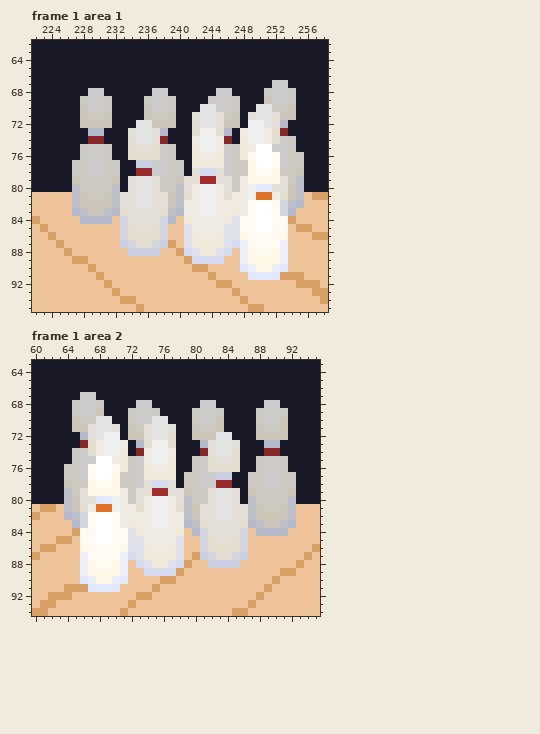
Pixel-art file, stored at textures/aesprite/background.aseprite. The picture above is the old version.
320x180 pixels, 10 frames. Colours within 5 levels of each other are drawn and written as one. Shown: frame 1 area 1: x 222..258, y 62..95; frame 1 area 2: x 60..95, y 63..94. The commit also changed other frames or places, which this record leaves out.
After the commit:
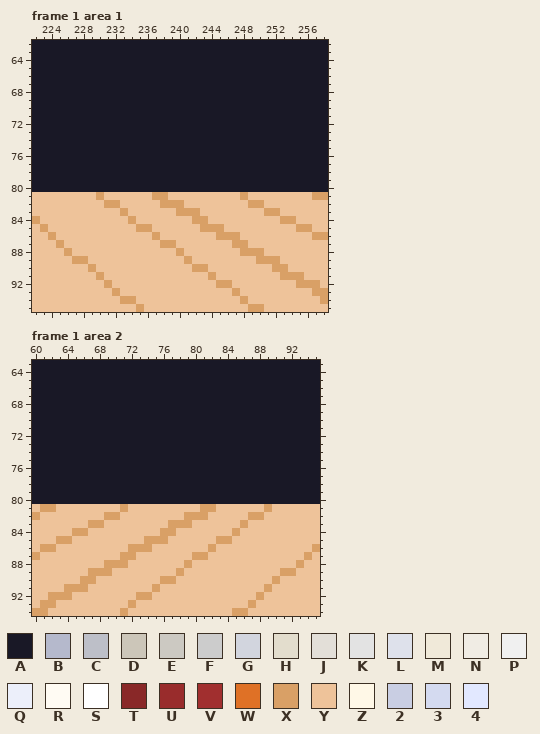
Palette (. is transparent): A #191826  B #b5b9cc  C #bdbfc8  D #ccc6b9  E #ccc9c2  F #cccccc  G #d2d5de  H #e3ddcd  J #e3dfd8  K #e3e3e3  L #dee1eb  M #f0e9d9  N #f0ece4  P #f0f0f0  Q #eceffa  R #fffbf3  S #ffffff  T #892828  U #992c2c  V #a12f2f  W #df7126  X #d9a066  Y #eec39a  Z #fff8e7  2 #c9cee3  3 #d4daf0  4 #e2e8ff
Diff:
layer "Left Lane Pins" now hidden
layer "Right Lane Pins" now hidden
Changed rows in their new state; - is an unchanged pixel.
Frame 1 area 1:
first column x 227:
67 -------------------------AA--
68 --AA------AA------AA----AAAA-
69 -AAAA----AAAA----AAAA---AAAA-
70 -AAAA----AAAA---AAAAA--AAAAA-
71 -AAAA----AAAA--AAAAAA-AAAAAA-
72 -AAAA---AAAAA--AAAAAA-AAAAA--
73 --AA---AAAAA---AAAAA-AAAAAA--
74 --AA---AAAAA---AAAAA-AAAAAAA-
75 -AAAA--AAAAAA--AAAAAAAAAAAAA-
76 -AAAA--AAAAAA--AAAAAAAAAAAAAA
77 AAAAAA--AAAAAA-AAAAAAAAAAAAAA
78 AAAAAA--AAAAAA-AAAAAAAAAAAAAA
79 AAAAAA-AAAAAAAAAAAAAAAAAAAAAA
80 AAAAAA-AAAAAAAAAAAAAAAAAAAAAA
81 YYYXYYYYYYXXYYYYYYYYYXYYYYYYY
82 YYYYXXYYYYYXXXYYYYYYYYXXYYYYY
83 YYYYYYXYYYYYYXXXYYYYYYYYXXYY-
84 -YYYY-YXYYYYY-YXXYYYYYYYYYX--
85 ------YYXXYY--YYXXXYYYYYYYY--
86 ------YYYYXY--YYYYXXXYYYYYY--
87 ------YYYYYX--YYYYYYXXYYYYY--
88 -------YYYY---YYYYYY-XXXYYY--
89 ---------------YYYY--YYXXXY--
90 ---------------------YYYYXX--
91 ----------------------YYYY---
Frame 1 area 2:
first column x 64:
67 --AA-------------------------
68 -AAAA----AA------AA------AA--
69 -AAAA---AAAA----AAAA----AAAA-
70 -AAAAA--AAAAA---AAAA----AAAA-
71 -AAAAAA-AAAAAA--AAAA----AAAA-
72 --AAAAA-AAAAAA--AAAAA---AAAA-
73 --AAAAAA-AAAAA---AAAAA---AA--
74 -AAAAAAA-AAAAA---AAAAA---AA--
75 -AAAAAAAAAAAAA--AAAAAA--AAAA-
76 AAAAAAAAAAAAAA--AAAAAA--AAAA-
77 AAAAAAAAAAAAAA-AAAAAA--AAAAAA
78 AAAAAAAAAAAAAA-AAAAAA--AAAAAA
79 AAAAAAAAAAAAAAAAAAAAAA-AAAAAA
80 AAAAAAAAAAAAAAAAAAAAAA-AAAAAA
81 YYYYYYYXYYYYYYYYYXXYYYYYYXYYY
82 YYYYYXXYYYYYYYYXXXYYYYYXXYYYY
83 -YYXXYYYYYYYYXXXYYYYYYXYYYYYY
84 --XYYYYYYYYYXXY-YYYYYXY-YYYY-
85 --YYYYYYYYXXXYY--YYXXYY------
86 --YYYYYYXXXYYYY--YXYYYY------
87 --YYYYYXXYYYYYY--XYYYYY------
88 --YYYXXX-YYYYYY---YYYY-------
89 --YXXXYY--YYYY---------------
90 --XXYYYY---------------------
91 ---YYYY----------------------
